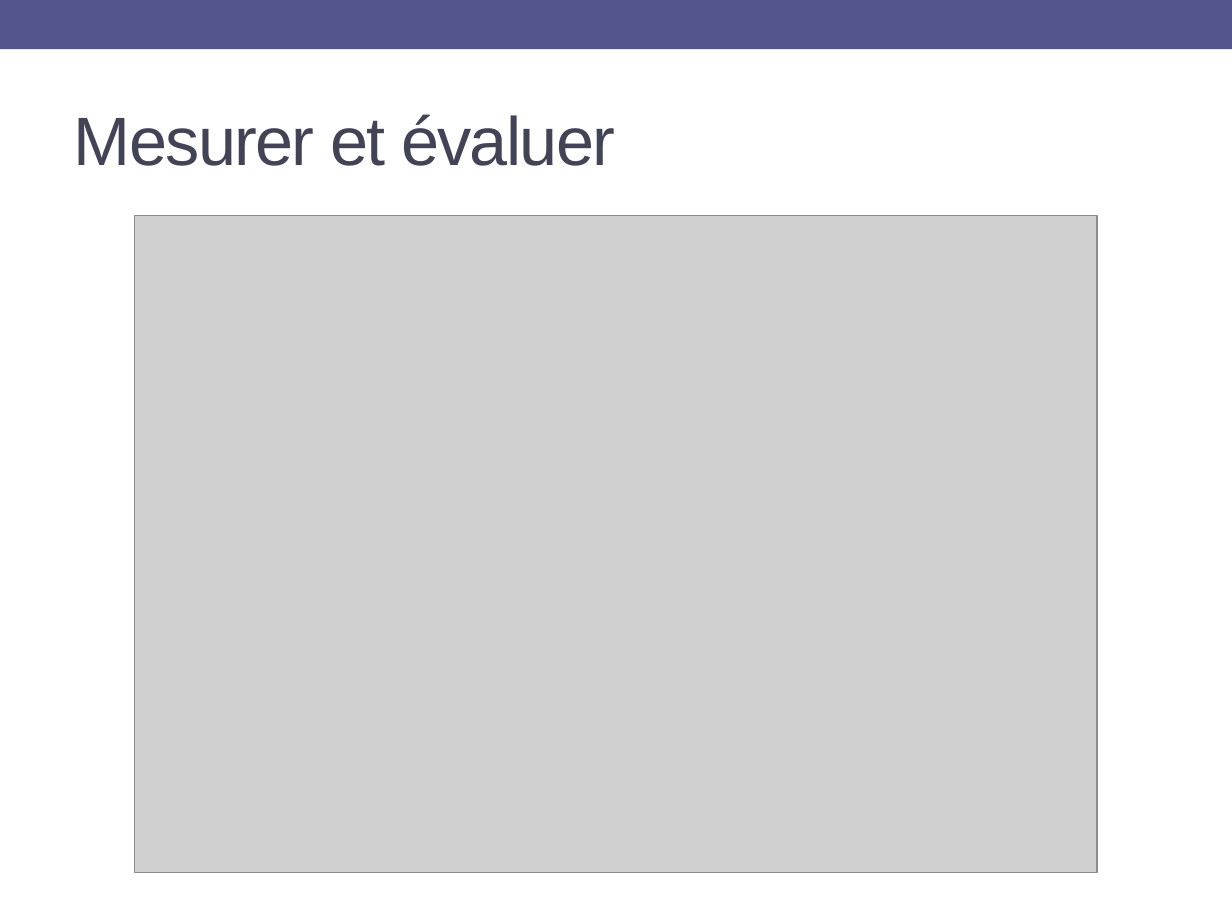
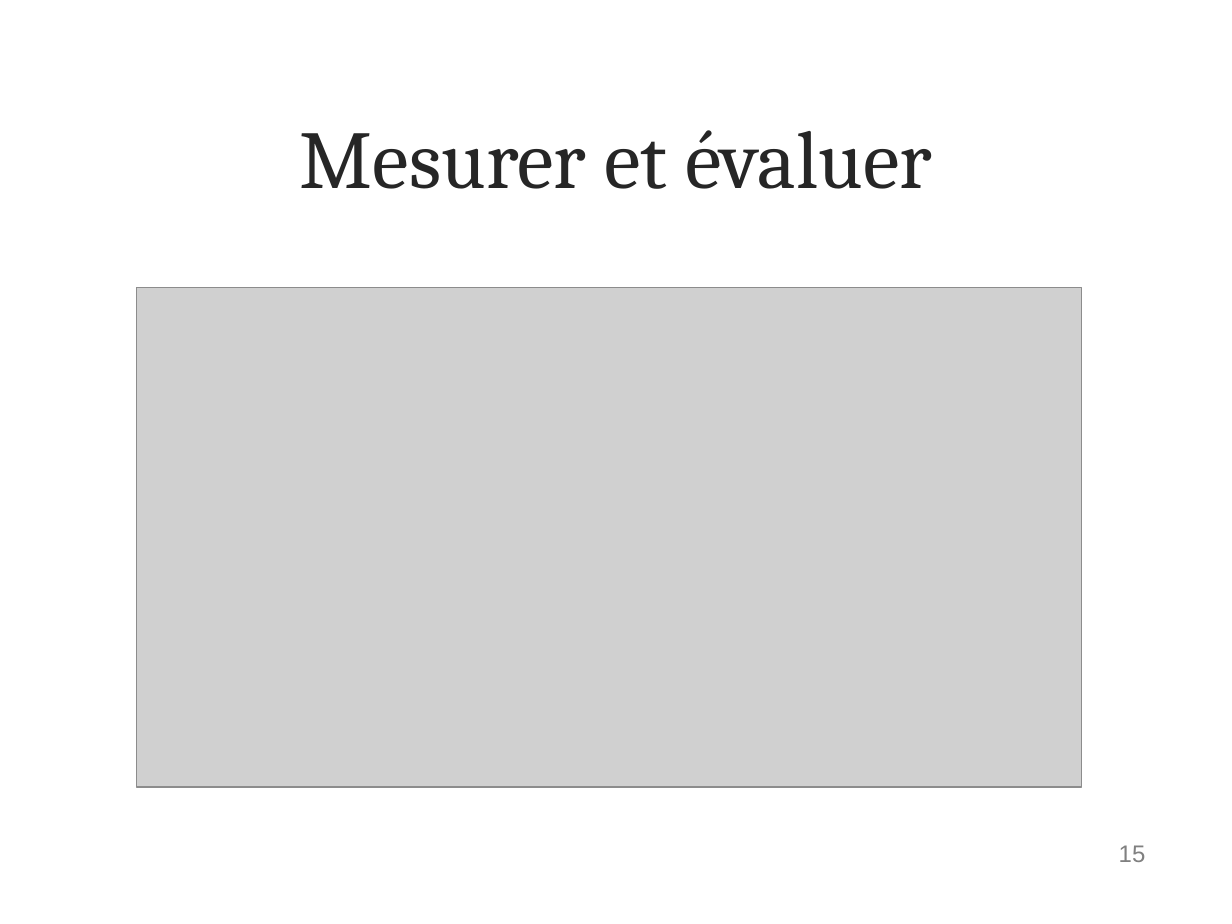
Before and after one commit to athongintel/stage5A.monitor, a slide deck: slide 15 of reports/for school/Stage-fin-detude-presentation.pptx. Drawn at 1232x924 pixels with LibreOffice and Linux fonts; fonts in the diff are those of the drawing; grey boxes stand for pictures; background and template pictures are left out. Boxes give left, top, right and bottom in pixels: in the first picture for what was removed or moved away, otherwise in the second. Text is boxed around its words. In the diff, an @@ line names an element or a change of style, - is before the commit and + after.

```diff
--- a/reports/for school/Stage-fin-detude-presentation.pptx
+++ b/reports/for school/Stage-fin-detude-presentation.pptx
@@ rectangle removed at box(0, 0, 1232, 49) @@
@@ title "Mesurer et évaluer": place and size @@
-title "Mesurer et évaluer" at box(74, 114, 615, 166)
+title "Mesurer et évaluer" at box(300, 130, 932, 189)
@@ title "Mesurer et évaluer" at box(300, 130, 932, 189): size 40 to 48 pt, font Arial to Cambria, text colour #424456 to #262626, letter spacing -1 to 0 pt; alignment left to centre @@
@@ picture: place and size @@
-picture at box(134, 216, 1096, 872)
+picture at box(137, 287, 1082, 787)
@@ page number added at box(1119, 845, 1146, 862), 14 pt, text #808080 @@
+15
```
Also in this commit, not shown: 20 other slides changed, 4 slides added, 3 slides removed, 42 other files.
